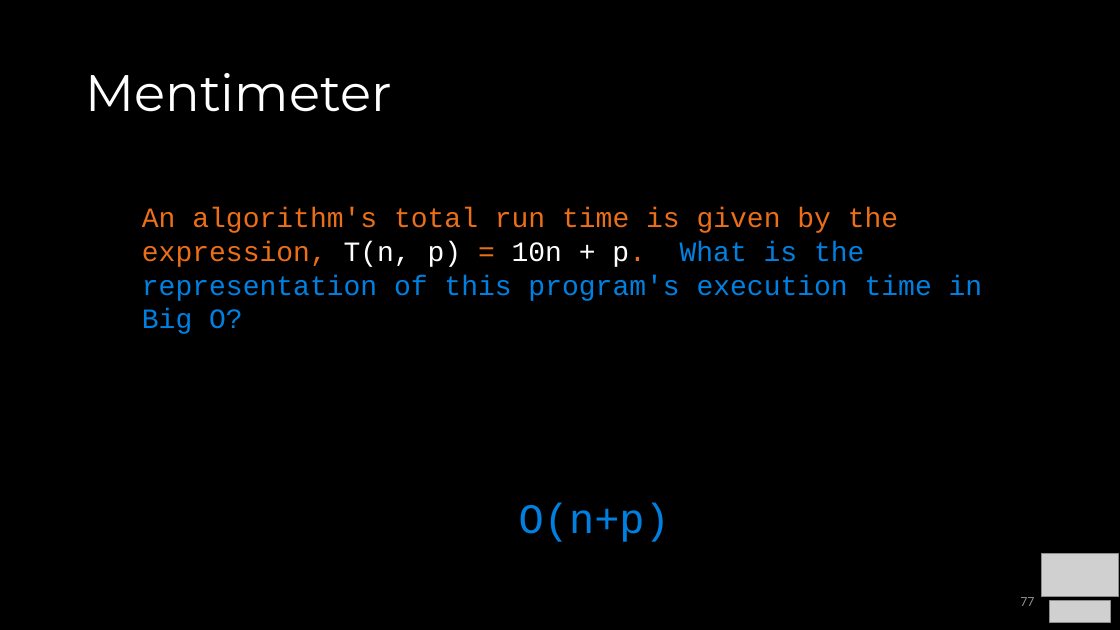
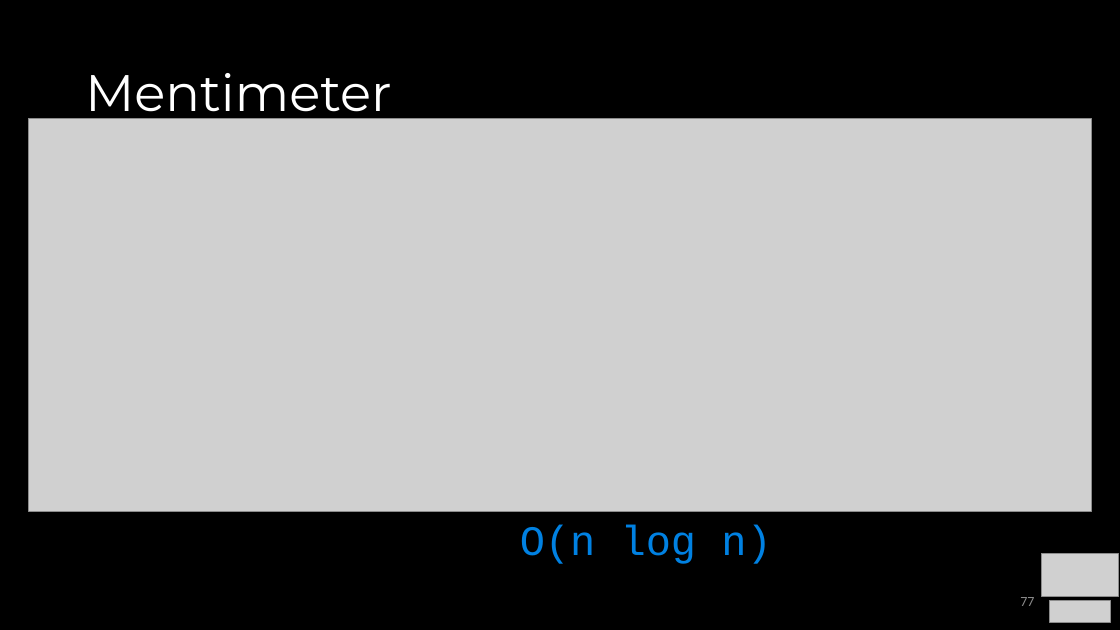
Before and after one commit to COP3530/Instructional-Content, a slide deck: slide 77 of Slides/Slides-PPT/1 - Algorithmic Analysis.pptx. Drawn at 1120x630 pixels with LibreOffice and Linux fonts; fonts in the diff are those of the drawing; grey boxes stand for pictures. Boxes give left, top, right and bottom in pixels: in the first picture for what was removed or moved away, otherwise in the second. Text is boxed around its words. In the diff, an @@ line names an element or a change of style, - is before the commit and + after.

Commit message:
algo analysis menti updated

```diff
--- a/Slides/Slides-PPT/1 - Algorithmic Analysis.pptx
+++ b/Slides/Slides-PPT/1 - Algorithmic Analysis.pptx
@@ picture added at bbox=[29, 118, 1092, 512] @@
@@ text removed at bbox=[142, 208, 983, 301] @@
-An algorithm's total run time is given by the expression, T(n, p) = 10n + p. What is the representation of this program's execution time in Big O?
@@ text at bbox=[520, 525, 771, 564]: text changed @@
-O(n+p)
+O(n log n)
```
Also in this commit, not shown: 1 other slide changed, 1 other file.
